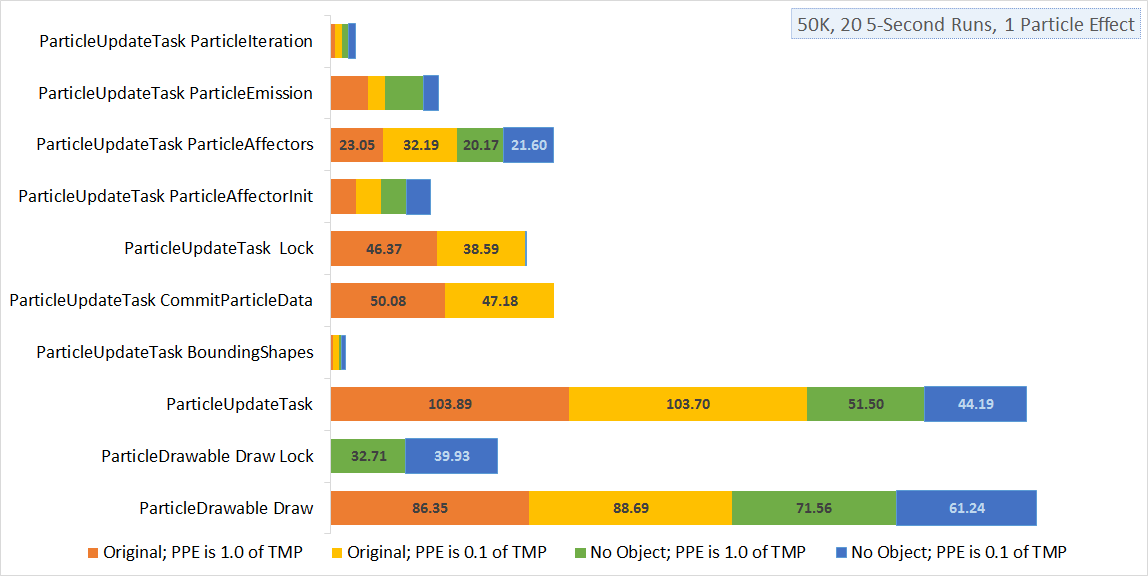
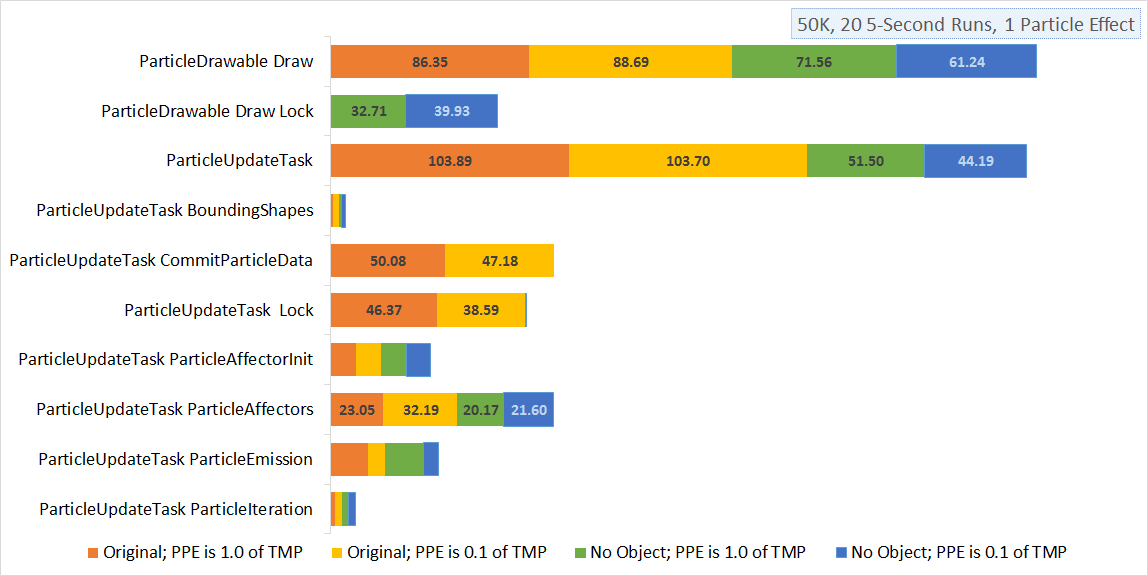
Revision of a layered w=1148, h=576 image; what changed, layer by layer:
added layer "Layer 4" above "Layer 3" over [10, 15, 1037, 526]
